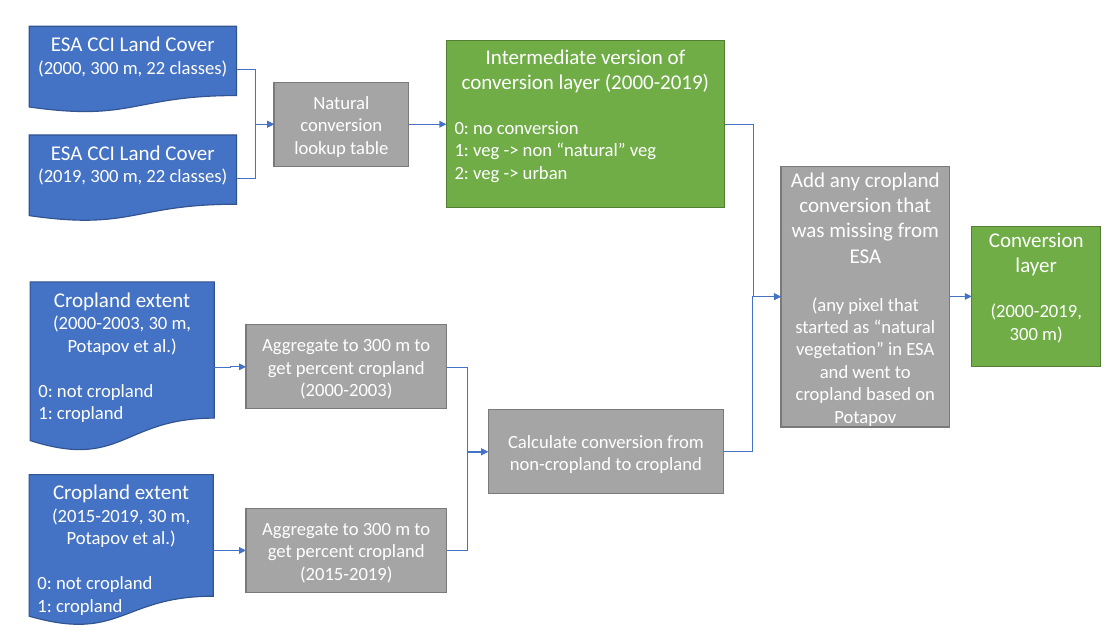
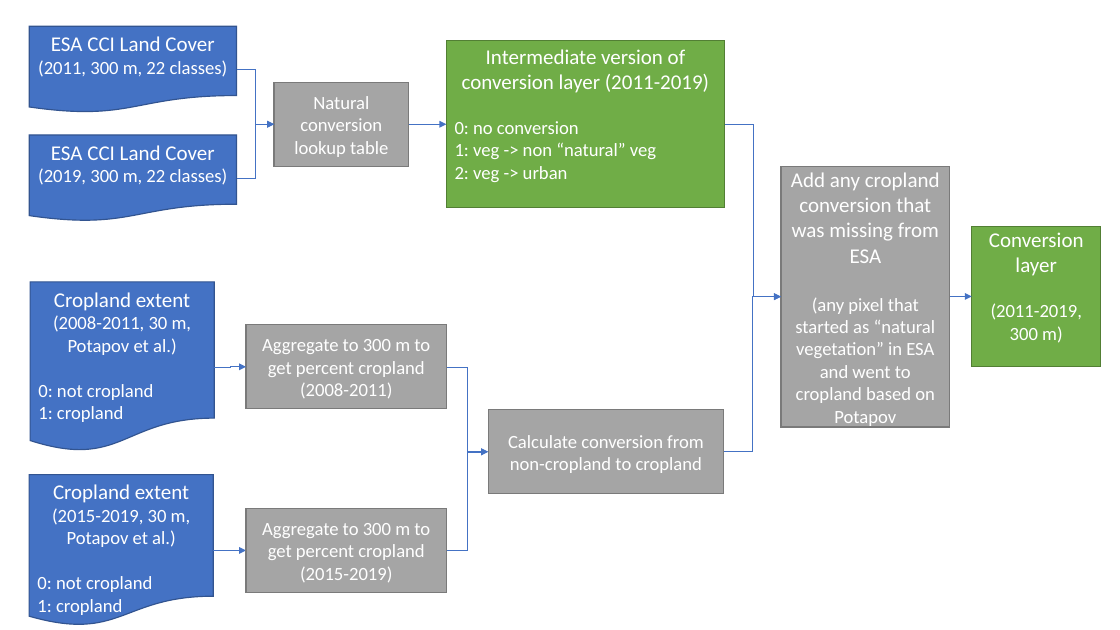
Before and after one commit to ConservationInternational/sbtn-land-hub, a slide deck: slide 1 of natural-conversion/CroplandExtent_Process.pptx. Drawn at 1120x630 pixels with LibreOffice and Linux fonts; fonts in the diff are those of the drawing. Boxes give left, top, right and bottom in pixels: in the first picture for what was removed or moved away, otherwise in the second. Text is boxed around its words. In the diff, an @@ line names an element or a change of style, - is before the commit and + after.

```diff
--- a/natural-conversion/CroplandExtent_Process.pptx
+++ b/natural-conversion/CroplandExtent_Process.pptx
@@ text in rectangle at (462, 49, 709, 93): text changed @@
-Intermediate version of conversion layer (2000-2019)
+Intermediate version of conversion layer (2011-2019)
@@ text in flow chart document at (38, 60, 228, 77): text changed @@
-(2000, 300 m, 22 classes)
+(2011, 300 m, 22 classes)
@@ text in flow chart document at (53, 315, 192, 355): text changed @@
-(2000-2003, 30 m, Potapov et al.)
+(2008-2011, 30 m, Potapov et al.)
@@ text in rectangle at (991, 303, 1082, 343): text changed @@
-(2000-2019, 300 m)
+(2011-2019, 300 m)
@@ text in rectangle at (300, 383, 392, 398): text changed @@
-(2000-2003)
+(2008-2011)
```
Also in this commit, not shown: 1 other file.
